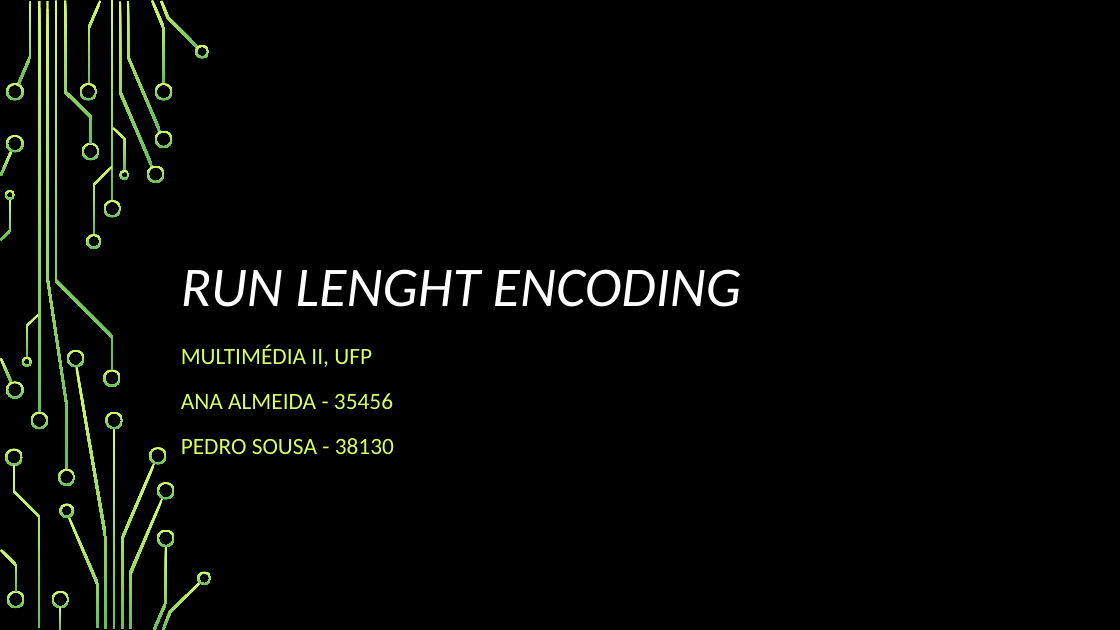
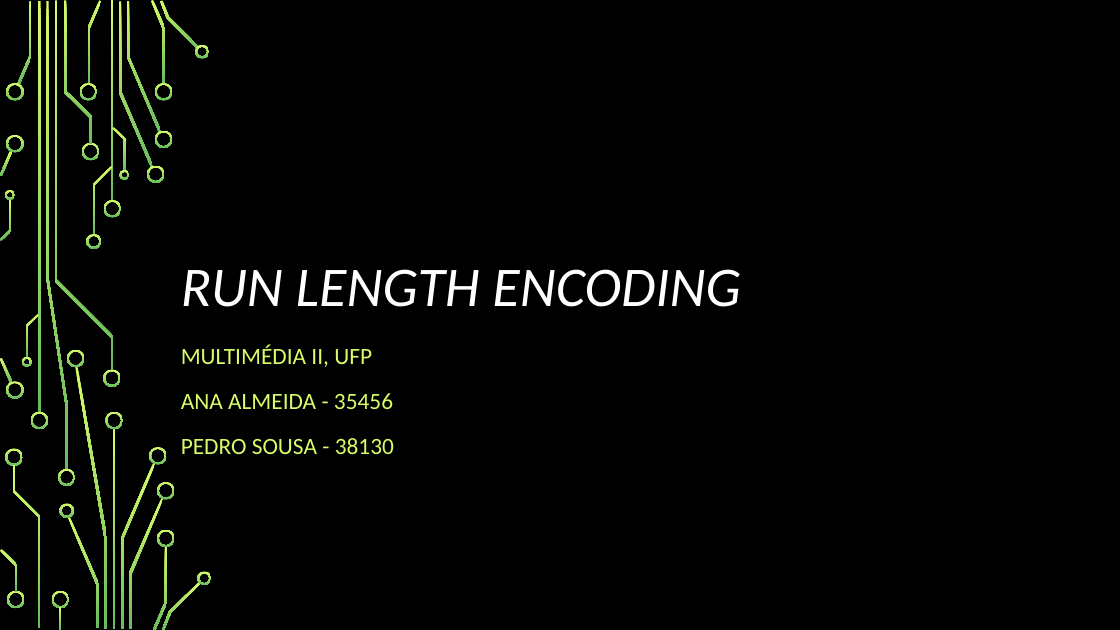
Before and after one commit to ritalmeida/Multim-dia-2, a slide deck: slide 1 of Apresentacao.pptx. Drawn at 1120x630 pixels with LibreOffice and Linux fonts; fonts in the diff are those of the drawing; background and template pictures are left out. Boxes give left, top, right and bottom in pixels: in the first picture for what was removed or moved away, otherwise in the second. Text is boxed around its words. In the diff, an @@ line names an element or a change of style, - is before the commit and + after.

```diff
--- a/Apresentacao.pptx
+++ b/Apresentacao.pptx
@@ title at (x1=181, y1=269, x2=741, y2=307): text changed @@
-RUN LENGHT ENCODING
+RUN LENGTH ENCODING
```
Also in this commit, not shown: 1 other slide changed, 1 other file.
